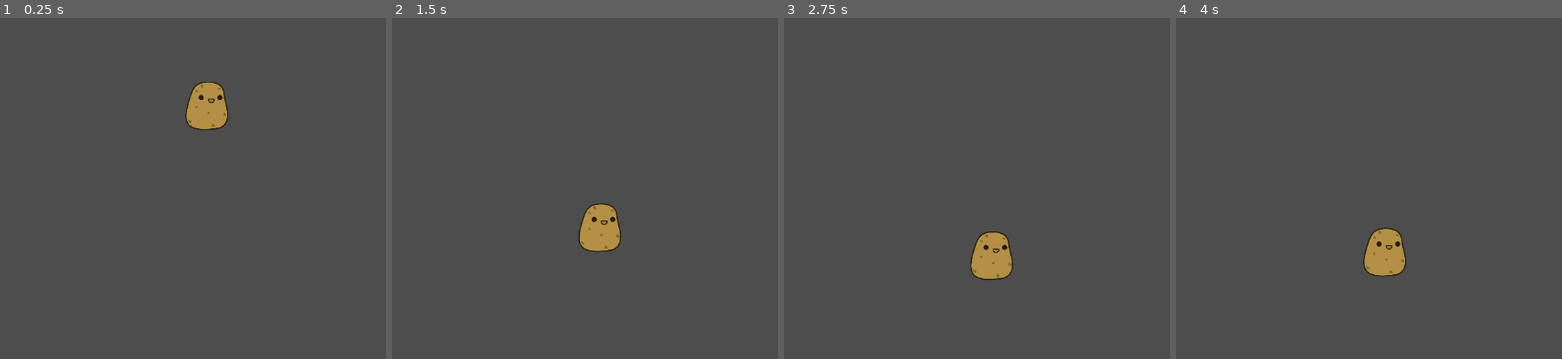
Above: before the commit, frames 1-4 (left to right).
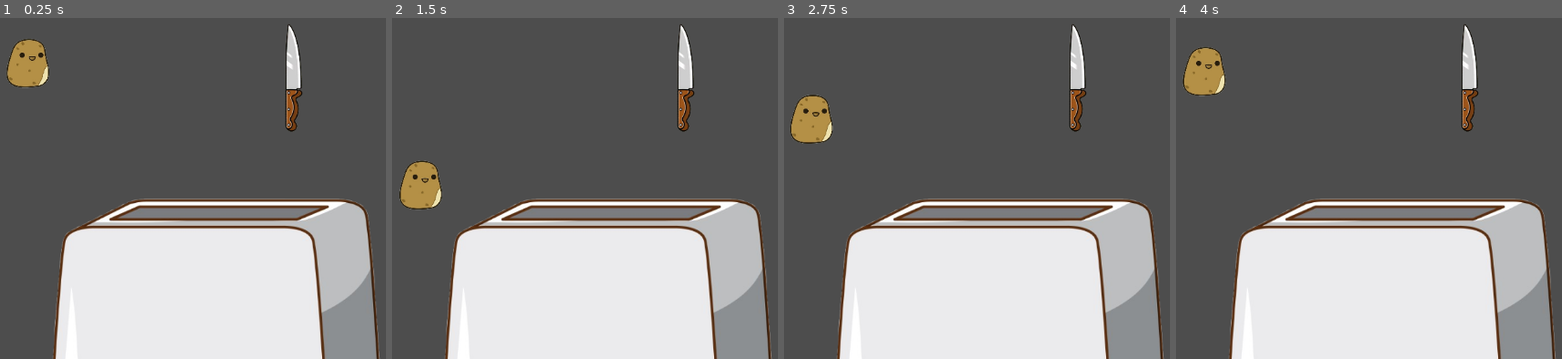
Above: after the commit, the same moments.

Repository: Rubertooo/Smartpotato
Game: Godot game, scene res://scenes/game.tscn
The game is run twice, just before and just after one commit, with the same random seed, the same clock (stepped at 60 frames per second) and the same inputs.
Inputs (mouse positions are in pixels of both pictures, inside the frame that each line leads up to):
- Up to frame 1 (0.25 s): no input
- Up to frame 2 (1.5 s): move the mouse to (762, 133) at 0.52 s; hold Right (ui_right) from 0.53 s (still down); click (762, 133) at 0.6 s; move the mouse to (457, 174) at 1.27 s; click (457, 174) at 1.35 s
- Up to frame 3 (2.75 s): move the mouse to (1069, 65) at 2.02 s; release Right (ui_right) at 2.03 s; hold Left (ui_left) from 2.03 s (still down); click (1069, 65) at 2.1 s
- Up to frame 4 (4 s): move the mouse to (1349, 236) at 2.77 s; release Left (ui_left) at 2.78 s; hold Right (ui_right) from 2.78 s (still down); click (1349, 236) at 2.85 s; move the mouse to (outside the picture) at 3.52 s; click (outside the picture) at 3.6 s

The runs differ from the first frame. In frame 1, 41% of the frame differs, in the area x 1-99%, y 1-100%; in frame 2, 40%; in frame 3, 40%; in frame 4, 40%.

Commit message:
dlfkjqpsoihe

Diff:
--- a/project.godot
+++ b/project.godot
@@ -25,4 +25,5 @@
 
 [rendering]
 
-renderer/rendering_method="mobile"
+renderer/rendering_method="gl_compatibility"
+renderer/rendering_method.mobile="gl_compatibility"
--- /dev/null
+++ b/scenes/Airfrier.tscn
@@ -0,0 +1,11 @@
+[gd_scene load_steps=2 format=3 uid="uid://duw0d22qfdd12"]
+
+[ext_resource type="Texture2D" uid="uid://by2mabs8jcfci" path="res://assets/5y61_en4u_210702-removebg-preview.png" id="1_j5fv4"]
+
+[node name="StaticBody2D" type="StaticBody2D"]
+
+[node name="Sprite2D" type="Sprite2D" parent="."]
+scale = Vector2(3, 3)
+texture = ExtResource("1_j5fv4")
+
+[node name="CollisionShape2D" type="CollisionShape2D" parent="."]
--- a/scenes/game.tscn
+++ b/scenes/game.tscn
@@ -1,21 +1,74 @@
-[gd_scene load_steps=3 format=3 uid="uid://207x0h3u3kxr"]
+[gd_scene load_steps=8 format=3 uid="uid://207x0h3u3kxr"]
 
 [ext_resource type="PackedScene" uid="uid://dape5a0df3yqs" path="res://scenes/sprite.tscn" id="1_1ecpj"]
+[ext_resource type="PackedScene" uid="uid://bdkgaqir0uop2" path="res://scenes/nife.tscn" id="2_l56gw"]
+[ext_resource type="PackedScene" uid="uid://duw0d22qfdd12" path="res://scenes/Airfrier.tscn" id="3_jx4wu"]
 
-[sub_resource type="WorldBoundaryShape2D" id="WorldBoundaryShape2D_wllnp"]
-distance = -273.0
+[sub_resource type="CapsuleShape2D" id="CapsuleShape2D_mcp57"]
+radius = 104.0
+height = 258.0
+
+[sub_resource type="CapsuleShape2D" id="CapsuleShape2D_0rik3"]
+radius = 32.8272
+height = 332.135
+
+[sub_resource type="WorldBoundaryShape2D" id="WorldBoundaryShape2D_tvk00"]
+
+[sub_resource type="WorldBoundaryShape2D" id="WorldBoundaryShape2D_i40ev"]
 
 [node name="Node2D" type="Node2D"]
 
 [node name="Player" parent="." instance=ExtResource("1_1ecpj")]
 z_index = 1
-position = Vector2(-23, -283)
+position = Vector2(-966, -507)
 
-[node name="StaticBody2D" type="StaticBody2D" parent="."]
-position = Vector2(1, 399)
+[node name="Area2D" type="Area2D" parent="Player"]
 
-[node name="CollisionShape2D" type="CollisionShape2D" parent="StaticBody2D"]
-shape = SubResource("WorldBoundaryShape2D_wllnp")
+[node name="CollisionShape2D" type="CollisionShape2D" parent="Player/Area2D"]
+shape = SubResource("CapsuleShape2D_mcp57")
+
+[node name="Knife" parent="." instance=ExtResource("2_l56gw")]
+position = Vector2(453, -383)
+
+[node name="KnifeArea" type="Area2D" parent="Knife"]
+
+[node name="KnifeCollision" type="CollisionShape2D" parent="Knife/KnifeArea"]
+position = Vector2(-25, -119)
+rotation = -0.0583351
+shape = SubResource("CapsuleShape2D_0rik3")
+
+[node name="StaticBody2D" parent="." instance=ExtResource("3_jx4wu")]
+position = Vector2(21, 846)
+
+[node name="Area2D" type="Area2D" parent="StaticBody2D"]
+position = Vector2(-84, -461)
+
+[node name="CollisionShape2D" type="CollisionShape2D" parent="StaticBody2D/Area2D"]
+shape = SubResource("WorldBoundaryShape2D_tvk00")
+
+[node name="StaticBody2D2" type="StaticBody2D" parent="."]
+position = Vector2(-1943, -6)
+rotation = 1.5708
+
+[node name="CollisionShape2D" type="CollisionShape2D" parent="StaticBody2D2"]
+shape = SubResource("WorldBoundaryShape2D_i40ev")
+
+[node name="StaticBody2D4" type="StaticBody2D" parent="."]
+position = Vector2(1916, 5)
+rotation = -1.5708
+
+[node name="CollisionShape2D" type="CollisionShape2D" parent="StaticBody2D4"]
+shape = SubResource("WorldBoundaryShape2D_i40ev")
+
+[node name="StaticBody2D3" type="StaticBody2D" parent="."]
+position = Vector2(0, -1077)
+rotation = 3.14159
+
+[node name="CollisionShape2D" type="CollisionShape2D" parent="StaticBody2D3"]
+shape = SubResource("WorldBoundaryShape2D_i40ev")
 
 [node name="Camera2D" type="Camera2D" parent="."]
 zoom = Vector2(0.3, 0.3)
+
+[connection signal="body_entered" from="Knife/KnifeArea" to="Player" method="_on_knife_area_body_entered"]
+[connection signal="body_entered" from="StaticBody2D/Area2D" to="Player" method="_on_area_2d_body_entered"]
--- /dev/null
+++ b/scenes/nife.tscn
@@ -0,0 +1,36 @@
+[gd_scene load_steps=5 format=3 uid="uid://bdkgaqir0uop2"]
+
+[ext_resource type="Texture2D" uid="uid://c2b0id4dh3qkg" path="res://assets/image-removebg-preview (5).png" id="1_yicue"]
+
+[sub_resource type="RectangleShape2D" id="RectangleShape2D_42p0s"]
+size = Vector2(56.3177, 225.993)
+
+[sub_resource type="CapsuleShape2D" id="CapsuleShape2D_tfhl2"]
+radius = 16.6065
+height = 177.617
+
+[sub_resource type="CapsuleShape2D" id="CapsuleShape2D_xcx1e"]
+height = 171.841
+
+[node name="CharacterBody2D" type="CharacterBody2D"]
+
+[node name="Sprite2D" type="Sprite2D" parent="."]
+rotation = -1.1397
+scale = Vector2(1.385, 1.385)
+texture = ExtResource("1_yicue")
+
+[node name="CollisionShape2D" type="CollisionShape2D" parent="."]
+position = Vector2(-19, 100.5)
+scale = Vector2(1.385, 1.385)
+shape = SubResource("RectangleShape2D_42p0s")
+
+[node name="CollisionShape2D2" type="CollisionShape2D" parent="."]
+position = Vector2(-31, -174)
+scale = Vector2(1.385, 1.385)
+shape = SubResource("CapsuleShape2D_tfhl2")
+
+[node name="CollisionShape2D3" type="CollisionShape2D" parent="."]
+position = Vector2(0, -100)
+rotation = -0.0820305
+scale = Vector2(1.385, 1.385)
+shape = SubResource("CapsuleShape2D_xcx1e")
--- a/scenes/sprite.tscn
+++ b/scenes/sprite.tscn
@@ -1,17 +1,39 @@
-[gd_scene load_steps=4 format=3 uid="uid://dape5a0df3yqs"]
+[gd_scene load_steps=6 format=3 uid="uid://dape5a0df3yqs"]
 
 [ext_resource type="Script" path="res://scripts/sprite.gd" id="1_bj3ag"]
-[ext_resource type="Texture2D" uid="uid://c1m5sqq0ldxxp" path="res://assets/image-removebg-preview (9).png" id="2_5pery"]
+[ext_resource type="Texture2D" uid="uid://bdam1jv8w2gw7" path="res://assets/potato1.1-removebg-preview.png" id="2_3whie"]
+[ext_resource type="Texture2D" uid="uid://bm8m8yylo4ngr" path="res://assets/image-removebg-preview (6).png" id="2_c721d"]
 
 [sub_resource type="CircleShape2D" id="CircleShape2D_oj5b2"]
 radius = 134.17
 
+[sub_resource type="SpriteFrames" id="SpriteFrames_q1fb3"]
+animations = [{
+"frames": [{
+"duration": 1.0,
+"texture": ExtResource("2_3whie")
+}],
+"loop": false,
+"name": &"Peeled1",
+"speed": 5.0
+}, {
+"frames": [{
+"duration": 1.0,
+"texture": ExtResource("2_c721d")
+}],
+"loop": false,
+"name": &"default",
+"speed": 5.0
+}]
+
 [node name="Player" type="CharacterBody2D"]
 script = ExtResource("1_bj3ag")
-
-[node name="Sprite2D" type="Sprite2D" parent="."]
-texture = ExtResource("2_5pery")
 
 [node name="CollisionShape2D" type="CollisionShape2D" parent="."]
 position = Vector2(2, 1.25)
 shape = SubResource("CircleShape2D_oj5b2")
+
+[node name="AnimatedSprite2D" type="AnimatedSprite2D" parent="."]
+sprite_frames = SubResource("SpriteFrames_q1fb3")
+animation = &"Peeled1"
+autoplay = "default"
--- /dev/null
+++ b/scripts/area_2d.gd
@@ -0,0 +1 @@
+extends Area2D
--- a/scripts/sprite.gd
+++ b/scripts/sprite.gd
@@ -1,17 +1,19 @@
 extends CharacterBody2D
+@onready var area_2d: Area2D = $"../StaticBody2D/Area2D"
+@onready var animate: AnimatedSprite2D = $AnimatedSprite2D
 
 
 const SPEED = 5.0
 const JUMP_VELOCITY = -400.0
 var first_position
 var last_position
+var animation
 
 
 func _physics_process(delta: float) -> void:
 	# Add the gravity.
 	if not is_on_floor():
 		velocity += get_gravity() * delta
-
 	# Handle jump.
 	if Input.is_action_just_pressed("Left click") and is_on_floor():
 		velocity.y = JUMP_VELOCITY
@@ -32,3 +34,11 @@
 		velocity.x = move_toward(velocity.x, 0, SPEED)
 
 	move_and_slide()
+
+func _on_area_2d_body_entered(body: Node2D) -> void:
+	get_tree().reload_current_scene()
+
+
+func _on_knife_area_body_entered(body: Node2D) -> void:
+	print("aaaaa")
+	animate.play("Peeled1")
Binary file added: assets/5y61_en4u_210702-removebg-preview.png
Not shown, changed: assets/5y61_en4u_210702-removebg-preview.png.import
Binary file added: assets/image-removebg-preview (5).png
Not shown, changed: assets/image-removebg-preview (5).png.import
Renamed: assets/image-removebg-preview (9).png -> assets/image-removebg-preview (6).png
Not shown, added: assets/image-removebg-preview (6).png.import
Binary file added: assets/potato1.1-removebg-preview.png
Not shown, added: assets/potato1.1-removebg-preview.png.import
Renamed: Smartpotato.apple-touch-icon.png -> game/index.apple-touch-icon.png
Not shown, added: game/index.apple-touch-icon.png.import
Renamed: Smartpotato.icon.png -> game/index.icon.png
Not shown, changed: game/index.icon.png.import
(and 8 more such lines)
